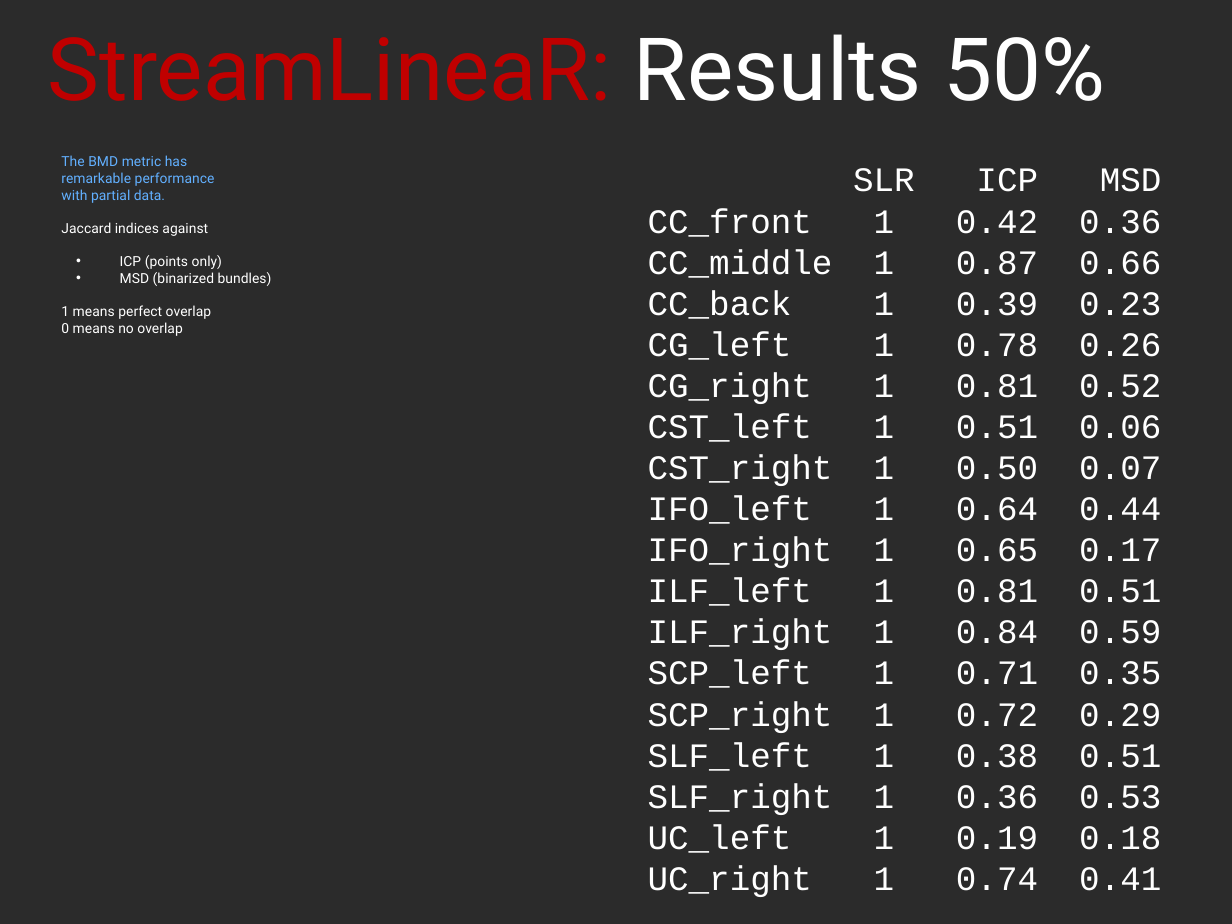
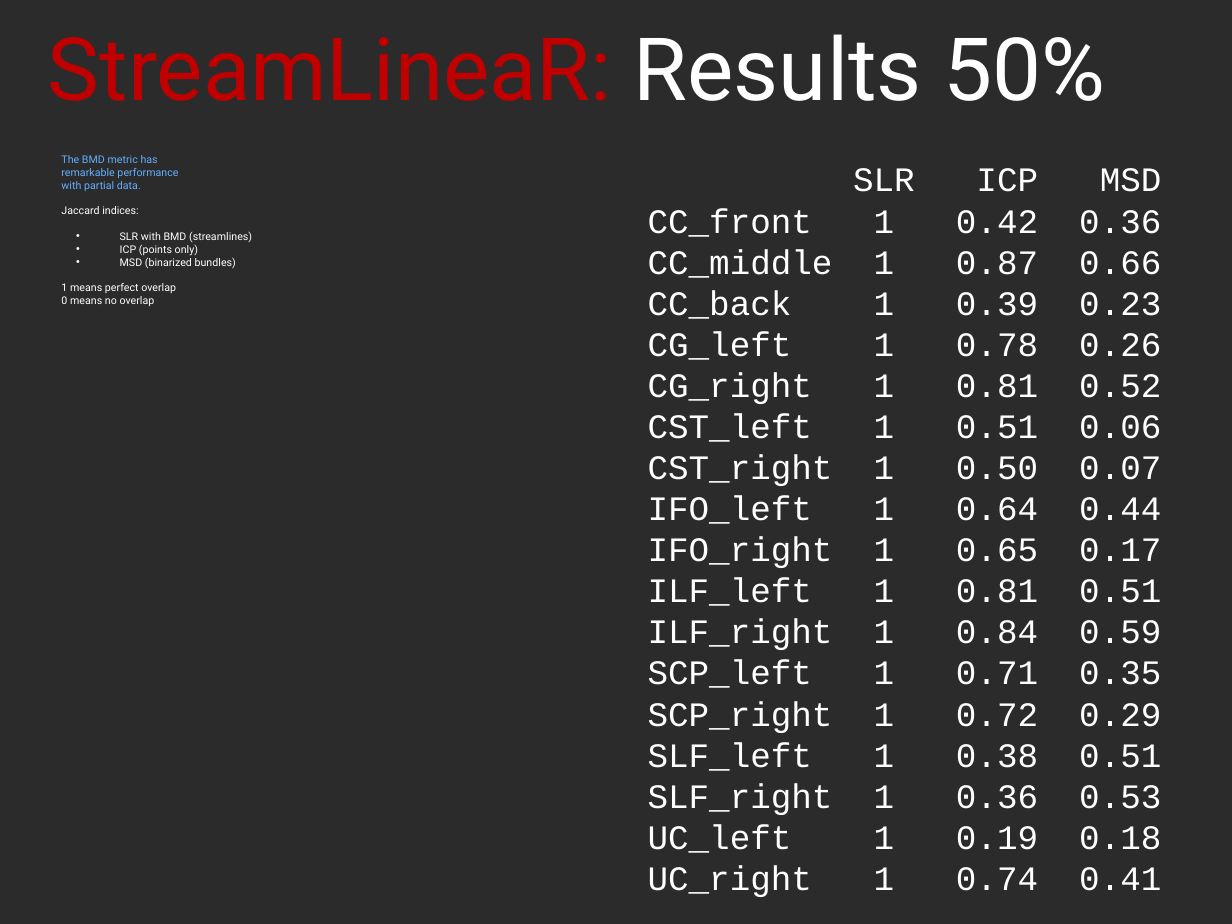
Before and after one commit to Garyfallidis/meta_didaktoriko, a slide deck: slide 8 of ismrm2014/oral/bundle_alignment.ppt (slide 7 before the commit). Drawn at 1232x924 pixels with LibreOffice and Linux fonts; fonts in the diff are those of the drawing; background and template pictures are left out; a plain dark background stands for a picture behind light text. Boxes give left, top, right and bottom in pixels: in the first picture for what was removed or moved away, otherwise in the second. Text is boxed around its words. In the diff, an @@ line names an element or a change of style, - is before the commit and + after.

```diff
--- a/ismrm2014/oral/bundle_alignment.ppt
+++ b/ismrm2014/oral/bundle_alignment.ppt
@@ text at <box>61,155,236,306</box>: size 8.1 to 6.2 pt in "The BMD metric has", "remarkable performance", "with partial data.", "ICP (points only)" and 3 more places @@
@@ text at <box>61,206,252,242</box>: text changed; size 8.1 to 6.2 pt @@
-Jaccard indices against
+Jaccard indices:
+• SLR with BMD (streamlines)
```
Also in this commit, not shown: 5 other slides changed, 7 slides added, 3 slides removed, 8 other files.
